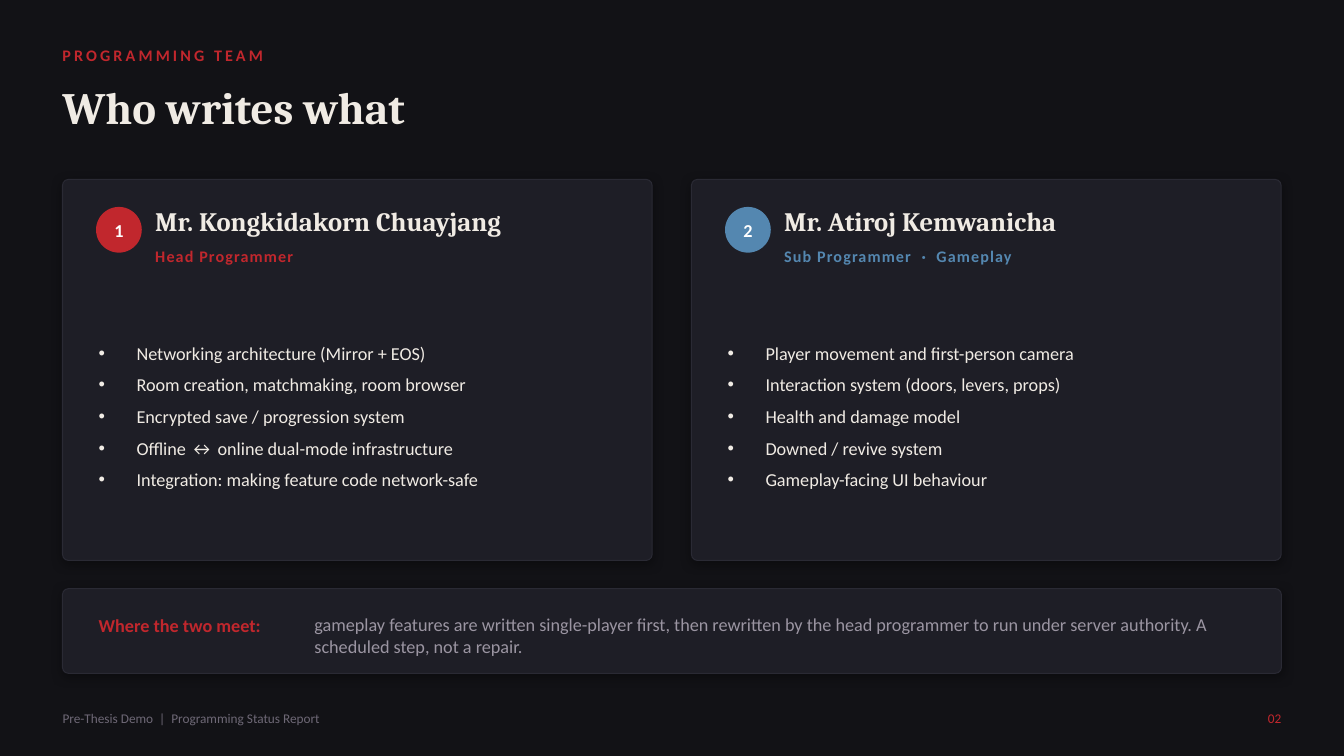
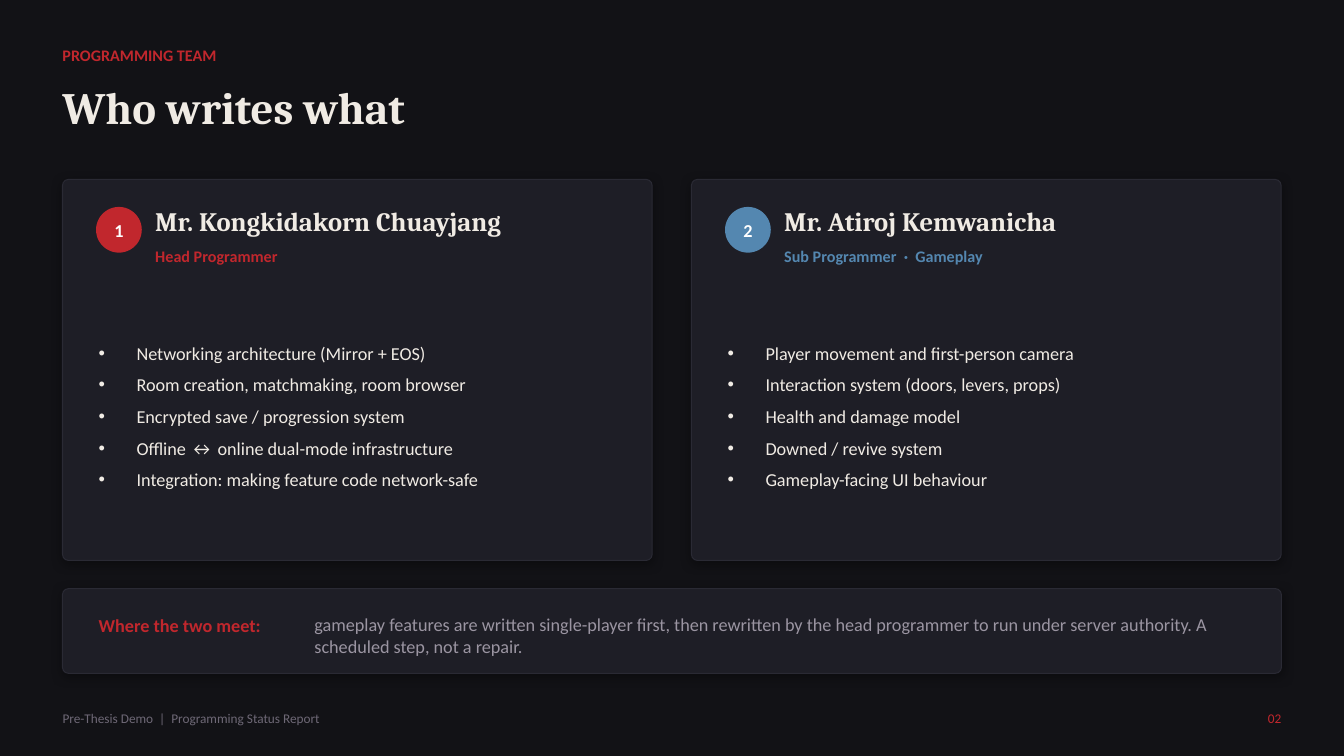
Before and after one commit to AtirojDev12/Pre-Thesis, a slide deck: slide 3 of Kong & Head Pro Grammer Presentation/Pre-Thesis_HeadProgrammer_Week3.pptx. Drawn at 1344x756 pixels with LibreOffice and Linux fonts; fonts in the diff are those of the drawing. Boxes give left, top, right and bottom in pixels: in the first picture for what was removed or moved away, otherwise in the second. Text is boxed around its words. In the diff, an @@ line names an element or a change of style, - is before the commit and + after.

Commit message:
Add and update Pre-Thesis presentation files
Add multiple PDF and PPTX presentation files to 'Kong & Head Pro Grammer Presentation' (Portfolio, HeadProgrammer Week3/Week4 PDFs and PPTX, MyWork Week3/Week4 PDFs and PPTX, MyWork_AllWeeks.pptx). Update existing Week3 PPTX files. Remove obsolete Week1 PPTX files (Pre-Thesis_HeadProgrammer_Week1.pptx and Pre-Thesis_MyWork_Mrk_Week1.pptx).

```diff
--- a/Kong & Head Pro Grammer Presentation/Pre-Thesis_HeadProgrammer_Week3.pptx
+++ b/Kong & Head Pro Grammer Presentation/Pre-Thesis_HeadProgrammer_Week3.pptx
@@ text "PROGRAMMING TEAM" at (62,50,217,61): letter spacing 2.2 to 0 pt @@
@@ text "Head Programmer" at (155,250,278,265): letter spacing 0.8 to 0 pt @@
@@ text "Sub Programmer · Gameplay" at (784,250,982,265): letter spacing 0.8 to 0 pt @@
```
Also in this commit, not shown: 9 other slides changed, 12 other files.
